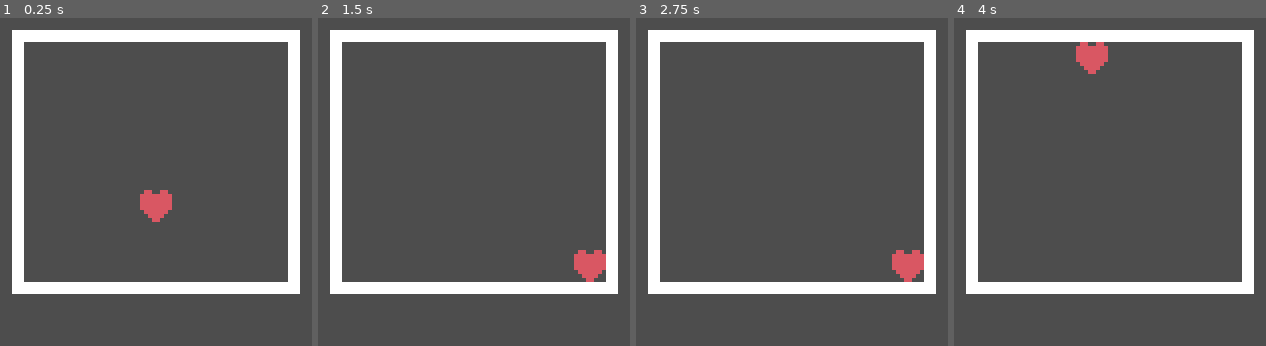
Above: before the commit, frames 1-4 (left to right).
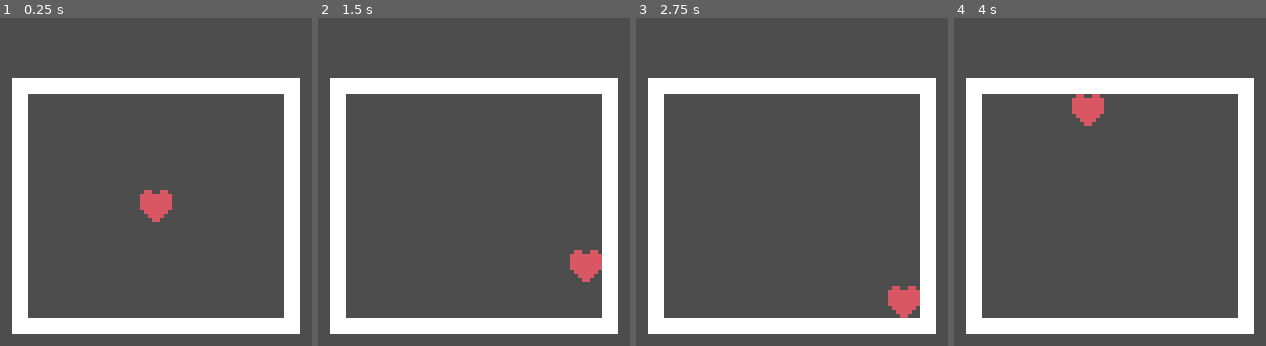
Above: after the commit, the same moments.

Repository: Kukalooka/Godotale
Game: Godot game, scene res://fightSystem.tscn
Two runs of this game, one before a commit and one after it. Both use one fixed random seed, a clock stepped at 60 frames per second and the inputs below.
Inputs:
- Up to frame 1 (0.25 s): no input
- Up to frame 2 (1.5 s): tap Enter at 0.5 s; hold Right (ui_right) 0.53-1.28 s; tap Space at 1.25 s; hold Down (ui_down) from 1.28 s (still down)
- Up to frame 3 (2.75 s): tap Enter at 2 s; release Down (ui_down) at 2.03 s; hold Right (ui_right) from 2.03 s (still down)
- Up to frame 4 (4 s): tap Space at 2.75 s; release Right (ui_right) at 2.78 s; hold Up (ui_up) 2.78-3.53 s; hold Left (ui_left) from 3.53 s (still down)

The runs differ from the first frame. In frame 1, 18% of the frame differs, in the area x 3-97%, y 3-97%; in frame 2, 18%; in frame 3, 19%; in frame 4, 20%.

Commit message:
Added box drawing system, the box borders will draw themselves to fit the collision

Diff:
--- /dev/null
+++ b/boxFunc.gd
@@ -0,0 +1,33 @@
+extends StaticBody2D
+
+func _draw():
+
+	var offset_x = get_node("Box_Top").get_shape().get_rect().size.x / 2
+	var offset_y = get_node("Box_Left").get_shape().get_rect().size.y / 2
+
+	var topW = get_node("Box_Top").get_shape().get_rect().size.x
+	var topH = get_node("Box_Top").get_shape().get_rect().size.y
+
+	var sideW = get_node("Box_Left").get_shape().get_rect().size.x
+	var sideH = get_node("Box_Left").get_shape().get_rect().size.y
+
+	var mePosX = self.position.x
+	var mePosY = self.position.y
+
+	# Left and Right
+	draw_rect(Rect2(-offset_x, -offset_y, sideW, sideH), Color.WHITE)
+	draw_rect(Rect2(offset_x - 8, -offset_y, sideW, sideH), Color.WHITE)
+
+	# Top and Bottom
+	draw_rect(Rect2(-offset_x, -offset_y, topW, topH), Color.WHITE)
+	draw_rect(Rect2(-offset_x, offset_y - 8, topW, topH), Color.WHITE)
+
+	print(get_node("Box_Left").get_shape().get_rect())
+	print(topW)
+	pass
+
+func _ready():
+	pass # Replace with function body.
+
+func _process(delta):
+	pass
--- a/fightSystem.tscn
+++ b/fightSystem.tscn
@@ -1,20 +1,23 @@
-[gd_scene load_steps=7 format=3 uid="uid://b2lyr3k3pre3c"]
+[gd_scene load_steps=9 format=3 uid="uid://b2lyr3k3pre3c"]
 
 [ext_resource type="Script" path="res://charFunc.gd" id="1_7lwci"]
 [ext_resource type="Texture2D" uid="uid://b3wagihnnskul" path="res://heart.png" id="1_c0kym"]
+[ext_resource type="Script" path="res://boxFunc.gd" id="3_5rwid"]
 
 [sub_resource type="RectangleShape2D" id="RectangleShape2D_u4th6"]
 size = Vector2(7.5, 7.5)
 
-[sub_resource type="RectangleShape2D" id="RectangleShape2D_a81yv"]
-size = Vector2(6, 132)
+[sub_resource type="RectangleShape2D" id="RectangleShape2D_xcij8"]
+size = Vector2(144, 8)
 
-[sub_resource type="Gradient" id="Gradient_1joih"]
-offsets = PackedFloat32Array(0)
-colors = PackedColorArray(1, 1, 1, 1)
+[sub_resource type="RectangleShape2D" id="RectangleShape2D_4xx7o"]
+size = Vector2(8, 128)
 
-[sub_resource type="GradientTexture1D" id="GradientTexture1D_44vhl"]
-gradient = SubResource("Gradient_1joih")
+[sub_resource type="RectangleShape2D" id="RectangleShape2D_r8sf2"]
+size = Vector2(144, 8)
+
+[sub_resource type="RectangleShape2D" id="RectangleShape2D_xecyf"]
+size = Vector2(8, 128)
 
 [node name="Node2D" type="Node2D"]
 position = Vector2(248, 256)
@@ -32,38 +35,22 @@
 scale = Vector2(2, 2)
 texture = ExtResource("1_c0kym")
 
-[node name="StaticBody2D" type="StaticBody2D" parent="."]
+[node name="Box" type="StaticBody2D" parent="."]
+position = Vector2(72, 88)
+script = ExtResource("3_5rwid")
 
-[node name="Box_Left" type="CollisionShape2D" parent="StaticBody2D"]
-position = Vector2(3, 66)
-shape = SubResource("RectangleShape2D_a81yv")
+[node name="Box_Top" type="CollisionShape2D" parent="Box"]
+position = Vector2(0, -60)
+shape = SubResource("RectangleShape2D_xcij8")
 
-[node name="Sprite2D" type="Sprite2D" parent="StaticBody2D/Box_Left"]
-scale = Vector2(0.0234375, 132)
-texture = SubResource("GradientTexture1D_44vhl")
+[node name="Box_Left" type="CollisionShape2D" parent="Box"]
+position = Vector2(-68, 0)
+shape = SubResource("RectangleShape2D_4xx7o")
 
-[node name="Box_Right" type="CollisionShape2D" parent="StaticBody2D"]
-position = Vector2(141, 66)
-shape = SubResource("RectangleShape2D_a81yv")
+[node name="Box_Bottom" type="CollisionShape2D" parent="Box"]
+position = Vector2(0, 60)
+shape = SubResource("RectangleShape2D_r8sf2")
 
-[node name="Sprite2D" type="Sprite2D" parent="StaticBody2D/Box_Right"]
-scale = Vector2(0.0234375, 132)
-texture = SubResource("GradientTexture1D_44vhl")
-
-[node name="Box_Top" type="CollisionShape2D" parent="StaticBody2D"]
-position = Vector2(72, 3)
-rotation = 1.5708
-shape = SubResource("RectangleShape2D_a81yv")
-
-[node name="Sprite2D" type="Sprite2D" parent="StaticBody2D/Box_Top"]
-scale = Vector2(0.0234375, 132)
-texture = SubResource("GradientTexture1D_44vhl")
-
-[node name="Box_Bottom" type="CollisionShape2D" parent="StaticBody2D"]
-position = Vector2(72, 129)
-rotation = 1.5708
-shape = SubResource("RectangleShape2D_a81yv")
-
-[node name="Sprite2D" type="Sprite2D" parent="StaticBody2D/Box_Bottom"]
-scale = Vector2(0.0234375, 132)
-texture = SubResource("GradientTexture1D_44vhl")
+[node name="Box_Right" type="CollisionShape2D" parent="Box"]
+position = Vector2(68, 0)
+shape = SubResource("RectangleShape2D_xecyf")
